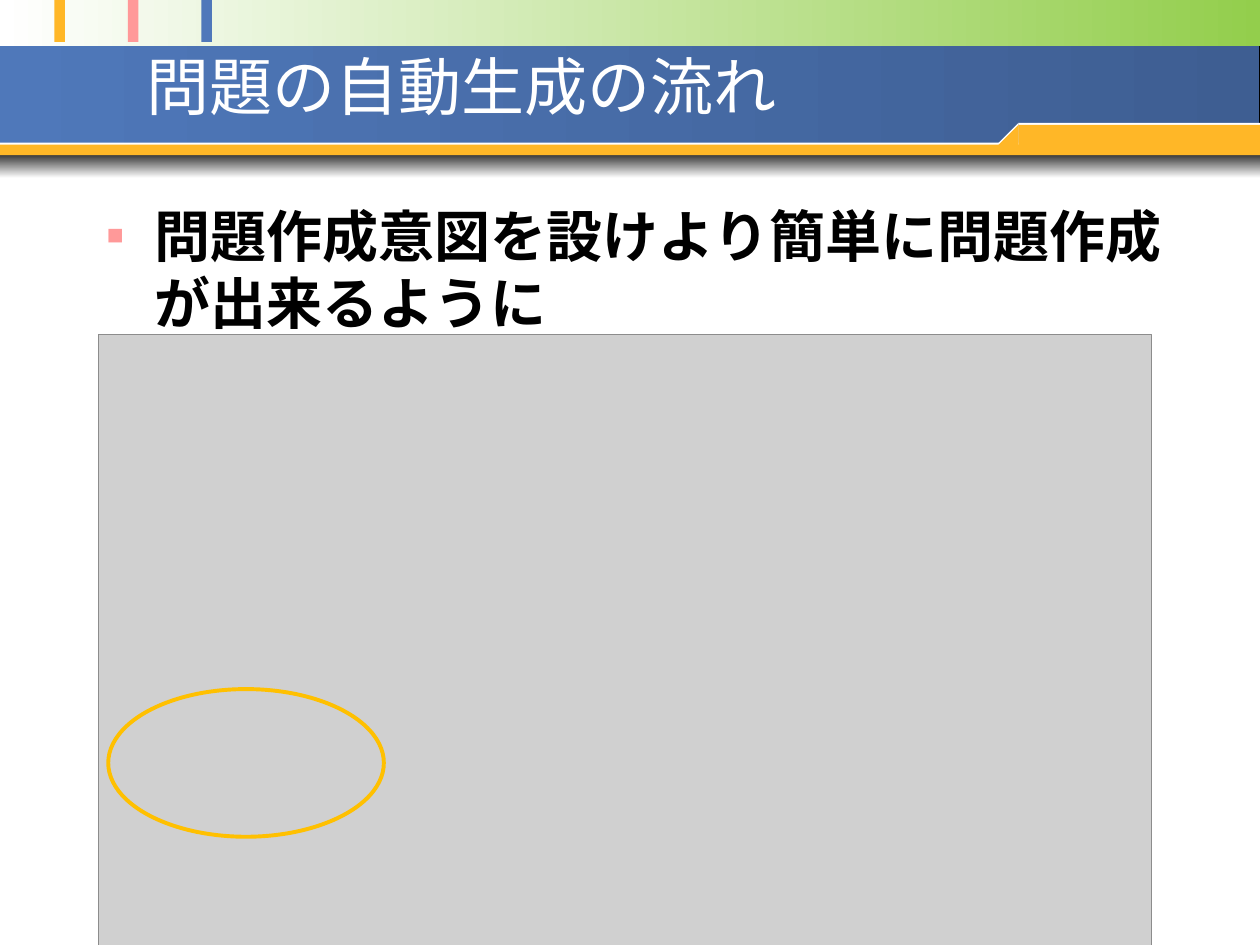
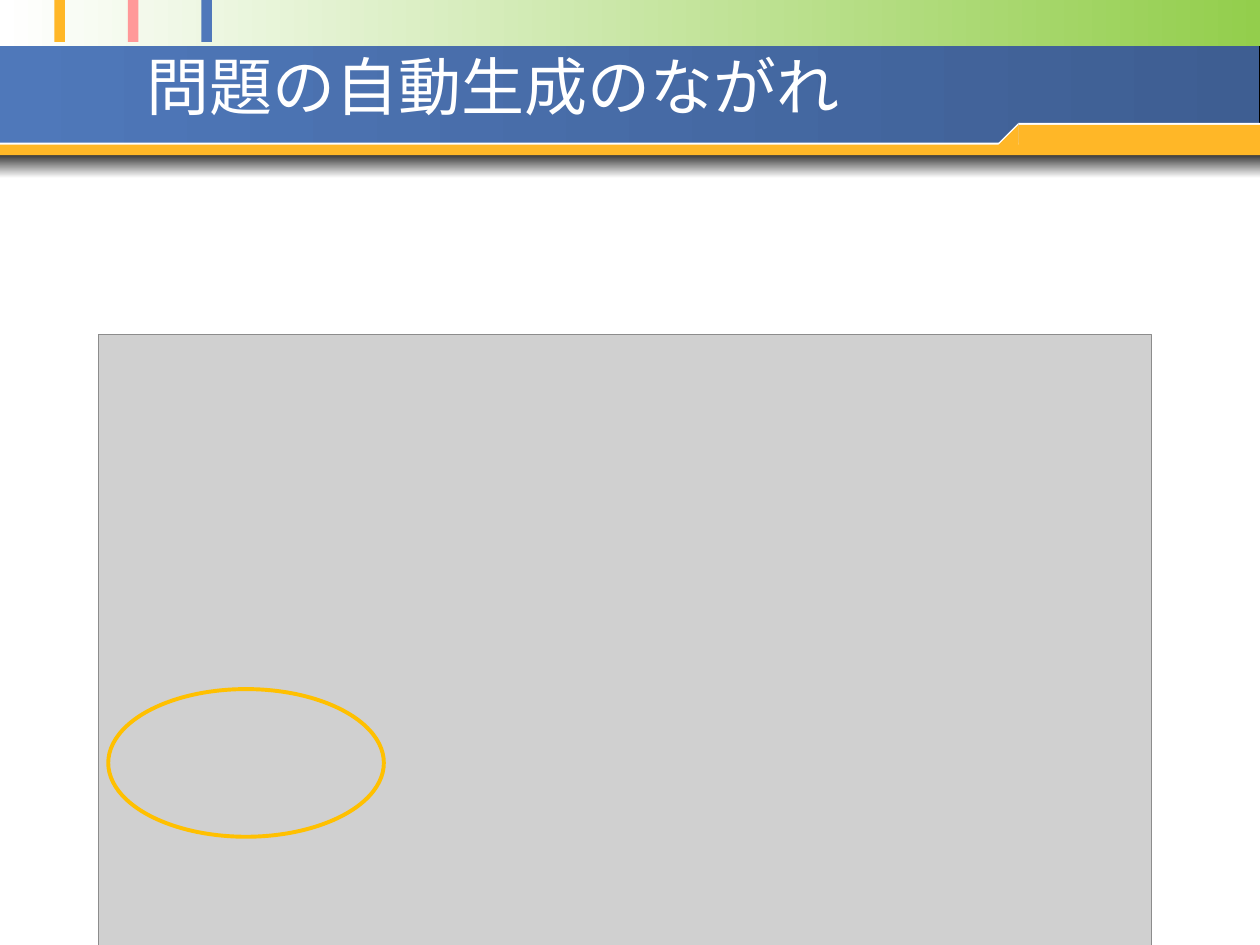
Before and after one commit to opu-yokotalab/learn-ari-thesis, a slide deck: slide 16 of pptx/20100127~発表資料1.pptx (slide 14 before the commit). Drawn at 1260x945 pixels with LibreOffice and Linux fonts; fonts in the diff are those of the drawing; grey boxes stand for pictures. Boxes give left, top, right and bottom in pixels: in the first picture for what was removed or moved away, otherwise in the second. Text is boxed around its words. In the diff, an @@ line names an element or a change of style, - is before the commit and + after.

```diff
--- a/pptx/20100127~発表資料1.pptx
+++ b/pptx/20100127~発表資料1.pptx
@@ title at bbox=[146, 57, 839, 115]: text changed @@
-問題の自動生成の流れ
+問題の自動生成のながれ
@@ text removed at bbox=[154, 209, 1161, 338] @@
-■ 問題作成意図を設けより簡単に問題作成が出来るように
```
Also in this commit, not shown: 16 other slides changed, 1 slide added, 17 other files.
